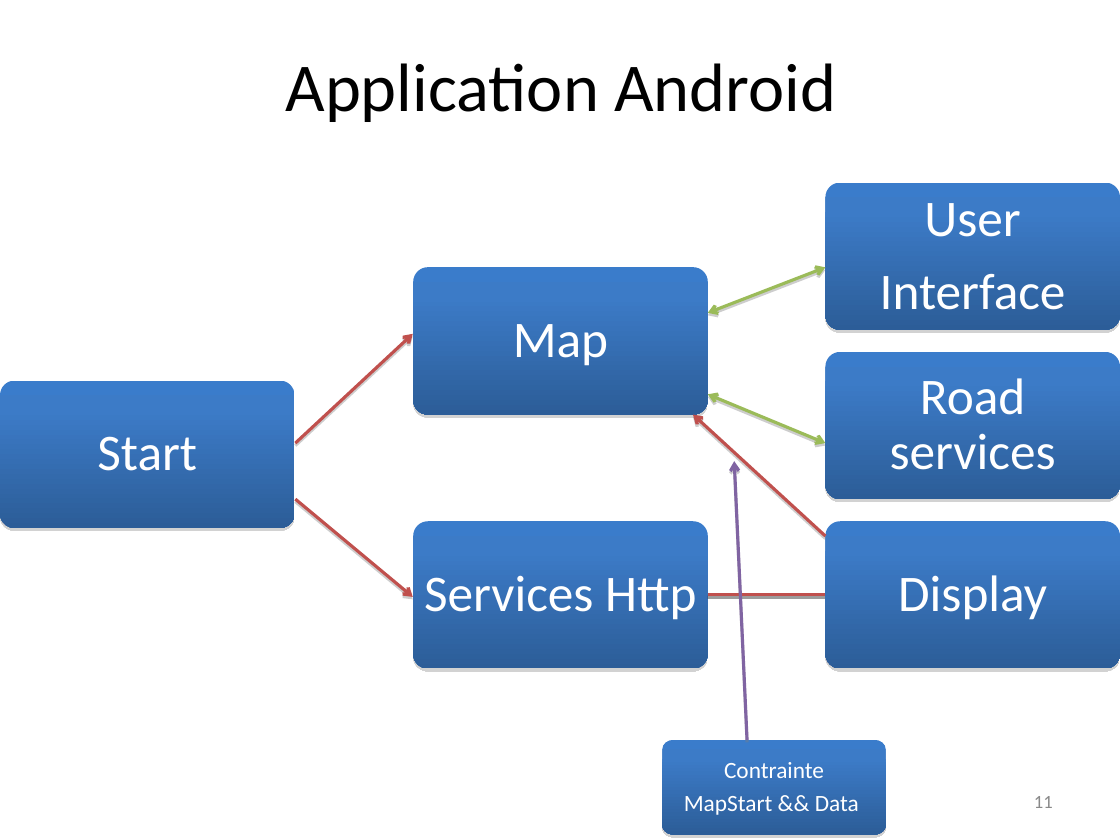
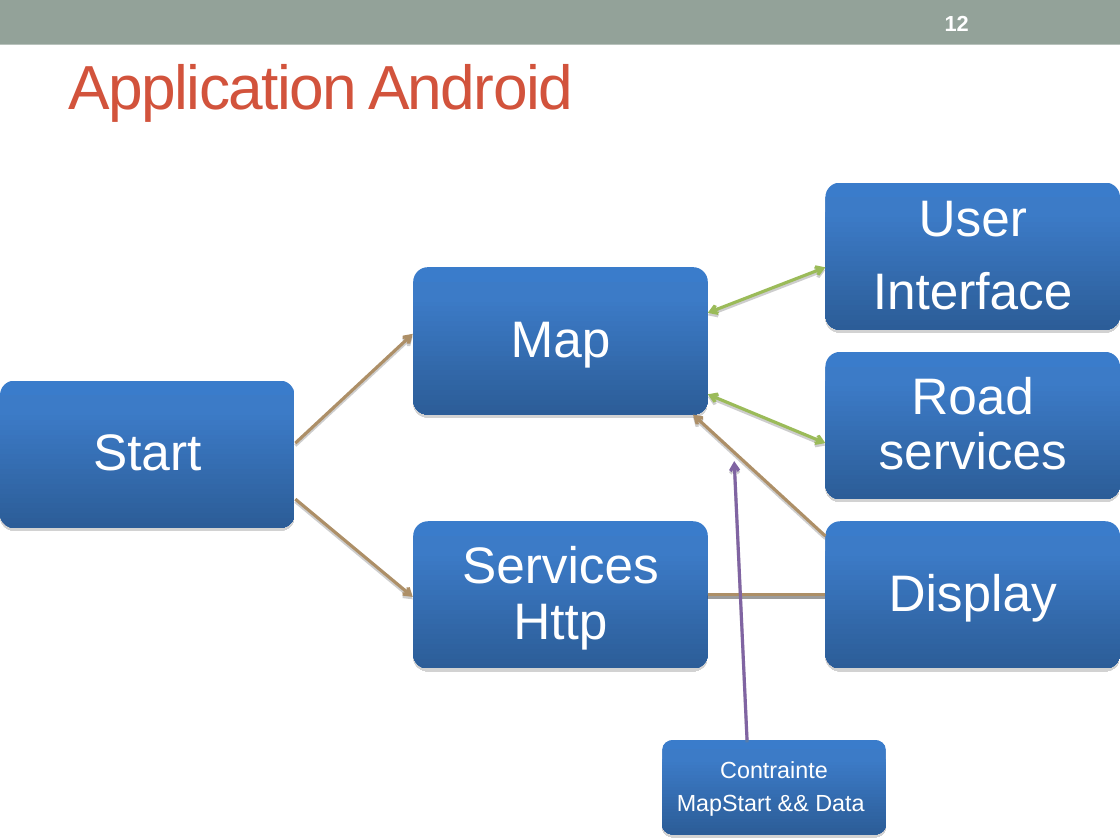
Before and after one commit to gestinronan/Projet-BMA, a slide deck: slide 12 of Documents/presentation BMA.pptx (slide 11 before the commit). Drawn at 1120x840 pixels with LibreOffice and Linux fonts; fonts in the diff are those of the drawing; background and template pictures are left out. Boxes give left, top, right and bottom in pixels: in the first picture for what was removed or moved away, otherwise in the second. Text is boxed around its words. In the diff, an @@ line names an element or a change of style, - is before the commit and + after.

Commit message:
presentation

```diff
--- a/Documents/presentation BMA.pptx
+++ b/Documents/presentation BMA.pptx
@@ rectangle added at <box>0,0,1120,45</box>, fill #93A299 @@
@@ title "Application Android" at <box>69,64,573,120</box>: size 44 to 40 pt, font Calibri to Arial, text colour #000000 to #D2533C, letter spacing 0 to -1 pt; alignment centre to left @@
@@ page number added at <box>945,16,969,31</box>, 14 pt, text #FFFFFF, bold @@
+12
@@ arrow (296, 444) - (413, 334): stroke #C0504D 2 pt to #AD8F67 2 pt @@
@@ arrow (825, 536) - (693, 414): stroke #C0504D 2 pt to #AD8F67 2 pt @@
@@ arrow (296, 500) - (413, 597): stroke #C0504D 2 pt to #AD8F67 2 pt @@
@@ freeform shape at <box>708,592,825,596</box>: outline #C0504D 2 pt to #AD8F67 2 pt @@
@@ font Calibri to Arial in 7 elements at <box>0,381,295,529</box>, <box>413,268,708,416</box>, <box>825,183,1120,329</box>, <box>825,352,1120,498</box>, <box>413,521,708,668</box>, <box>825,521,1120,668</box>, <box>662,740,885,836</box> @@
@@ page number removed at <box>1034,796,1053,808</box> @@
-11
```
Also in this commit, not shown: 15 other slides changed, 1 slide added.
